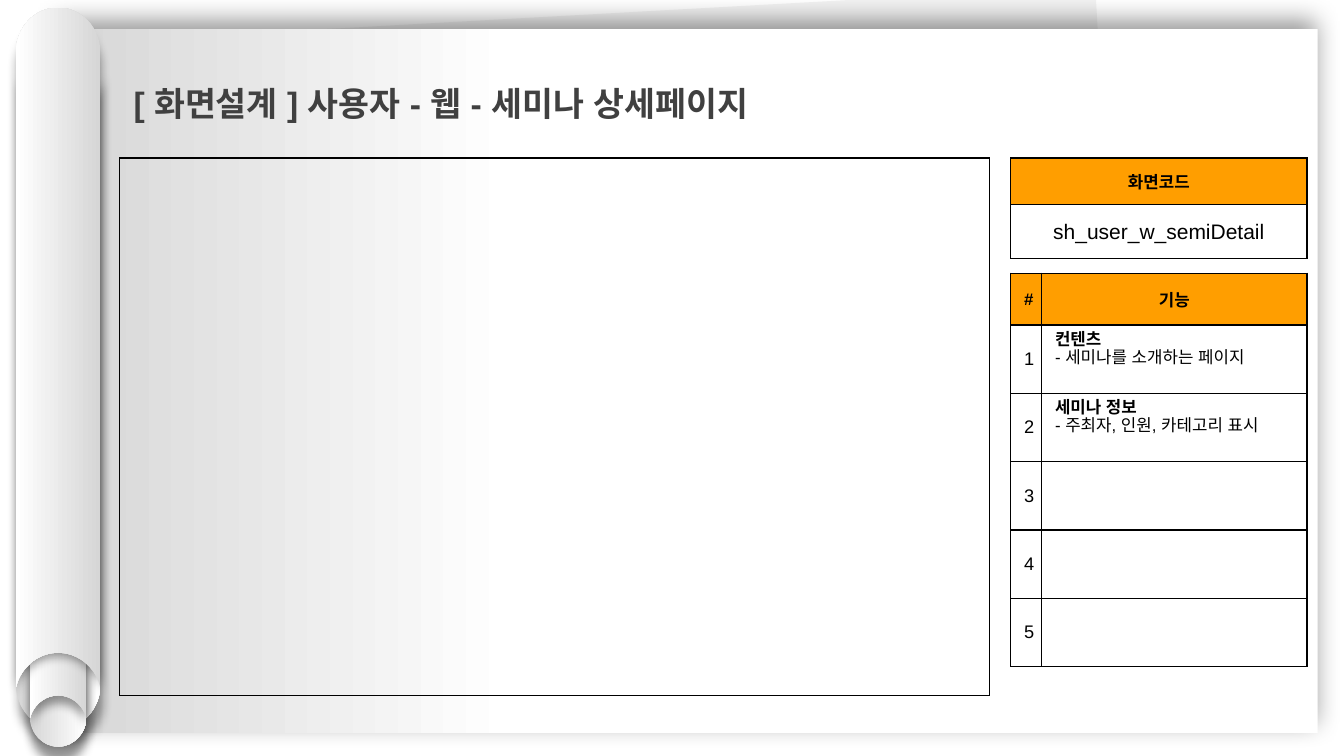
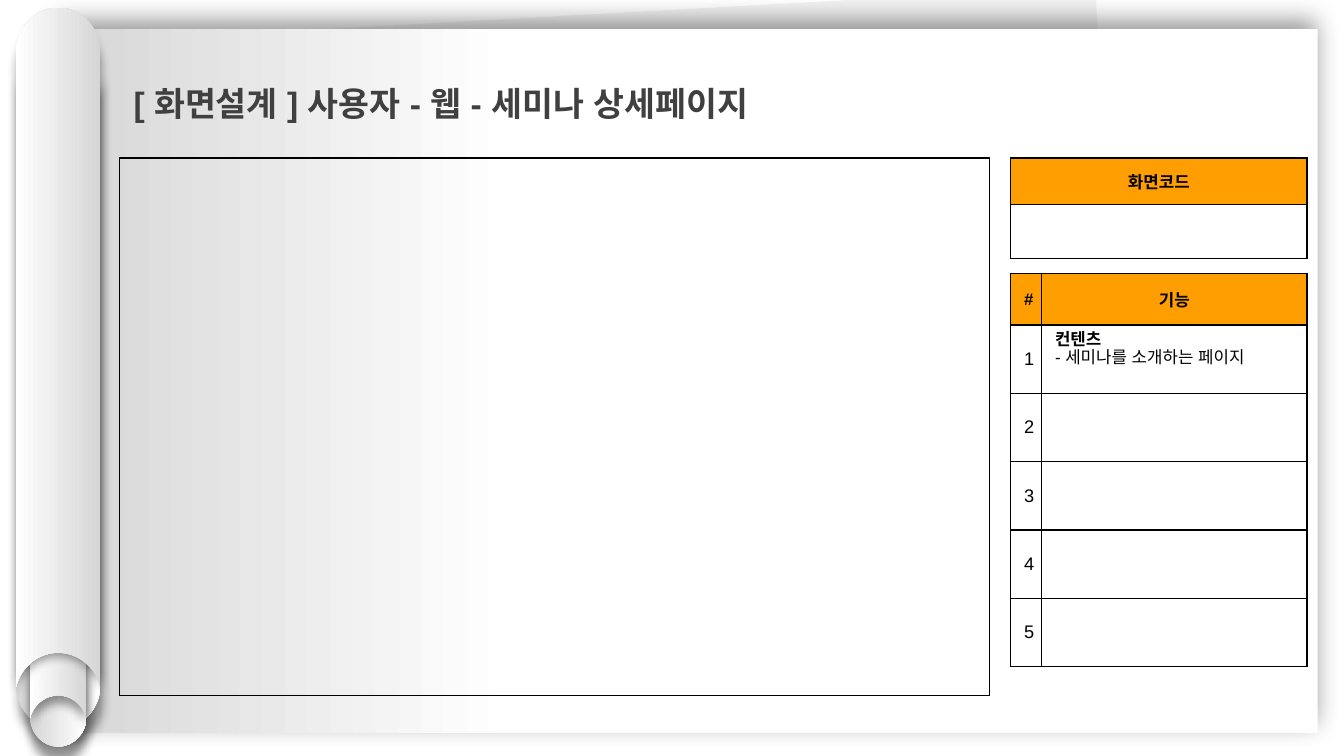
Before and after one commit to hhsw07/ezen-academy-projects, a slide deck: slide 17 of 0 발표용 파워포인트/project06 - 파워포인트 종합 - 현태.pptx (slide 2 before the commit). Drawn at 1344x756 pixels with LibreOffice and Linux fonts; fonts in the diff are those of the drawing. Boxes give left, top, right and bottom in pixels: in the first picture for what was removed or moved away, otherwise in the second. Text is boxed around its words. In the diff, an @@ line names an element or a change of style, - is before the commit and + after.

```diff
--- a/0 발표용 파워포인트/project06 - 파워포인트 종합 - 현태.pptx
+++ b/0 발표용 파워포인트/project06 - 파워포인트 종합 - 현태.pptx
@@ table at <box>1011,158,1308,259</box> @@
-row 2, column 1: sh_user_w_semiDetail
+row 2, column 1: 
@@ table at <box>1011,273,1308,666</box> @@
-row 3, column 2: 세미나 정보 / - 주최자, 인원, 카테고리 표시
+row 3, column 2: 
```
Also in this commit, not shown: 1 other slide changed, 19 slides added.
